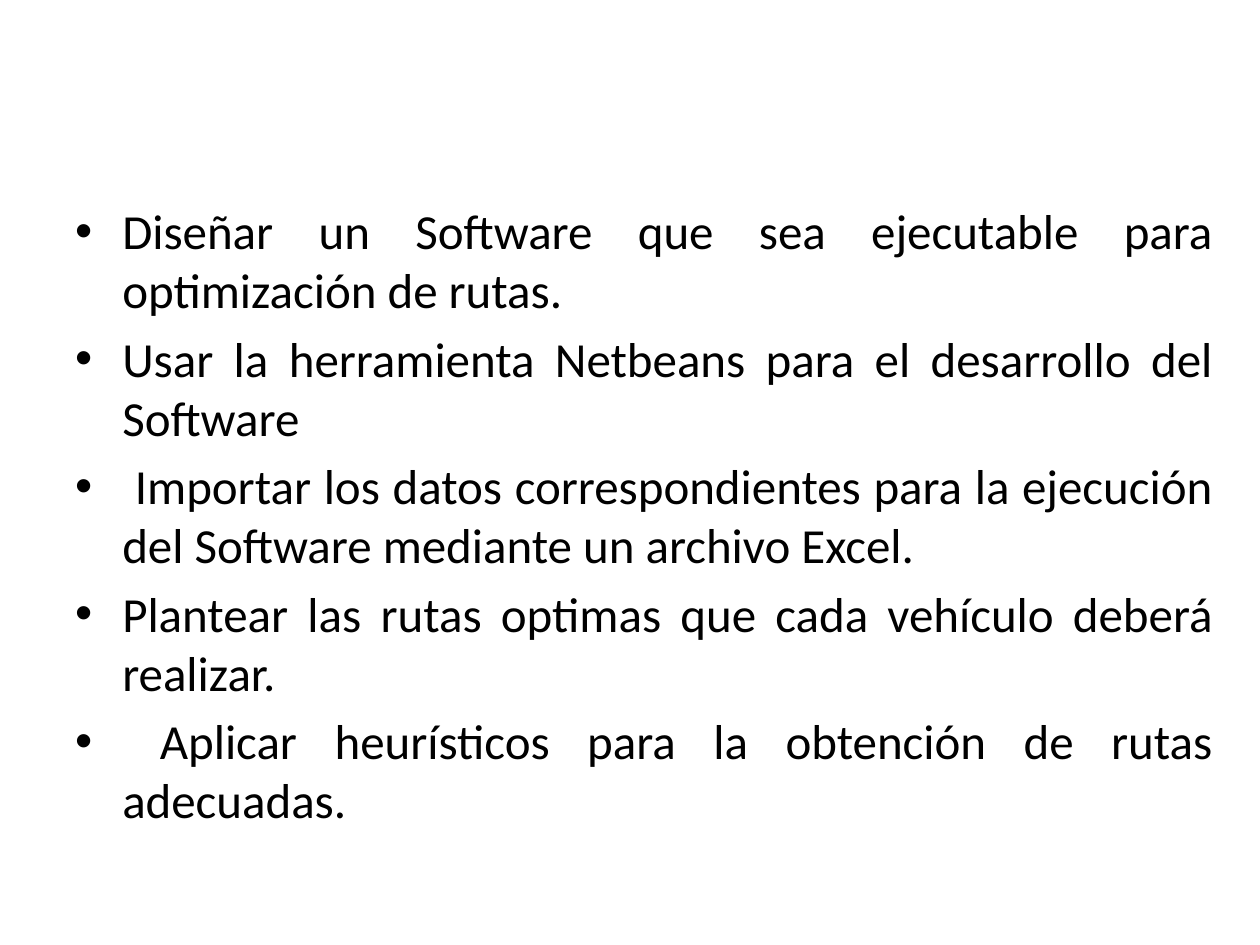
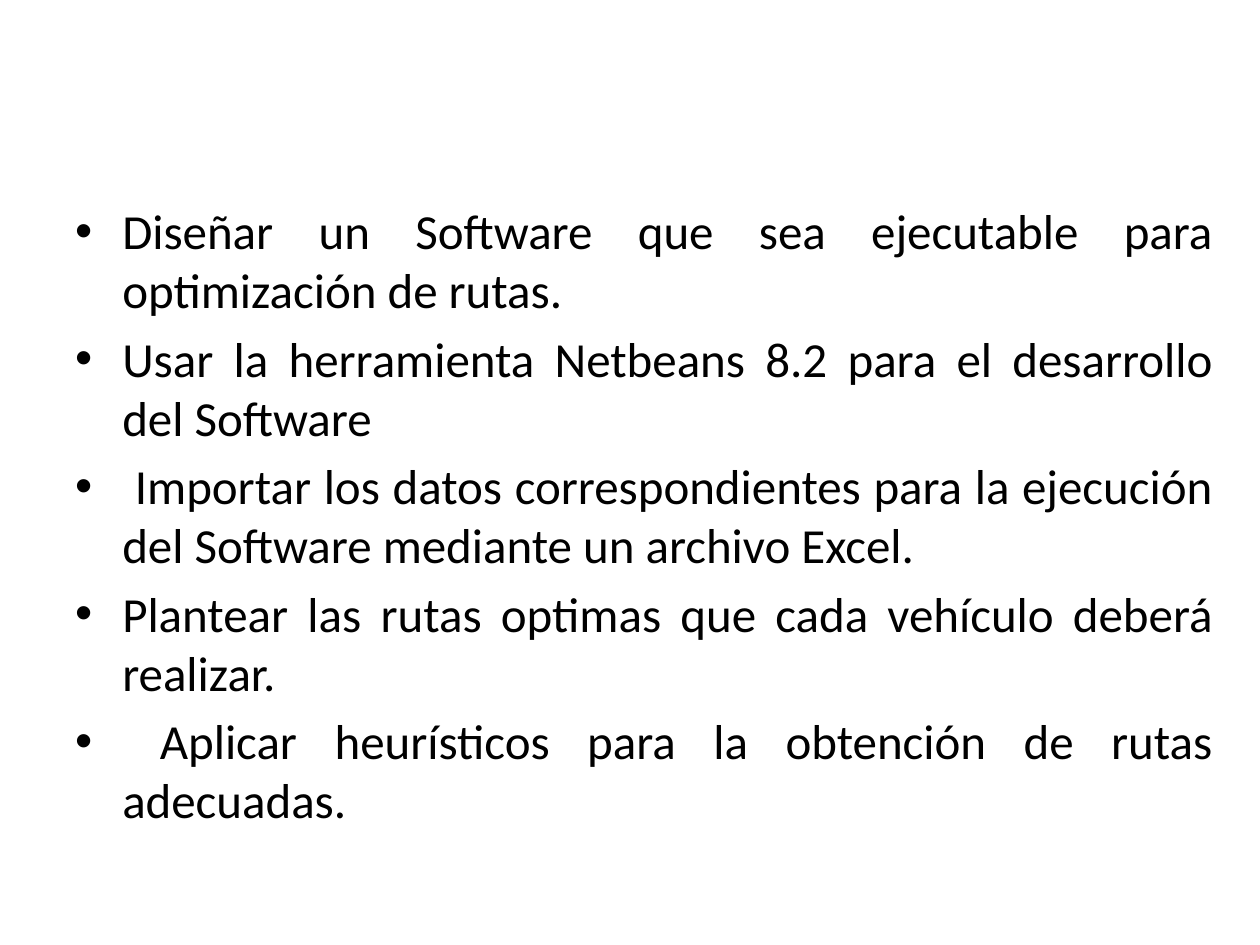
Before and after one commit to c-esar/Algoritmo, a slide deck: slide 2 of Documentos/Entrega.pptx. Drawn at 1260x945 pixels with LibreOffice and Linux fonts; fonts in the diff are those of the drawing; background and template pictures are left out. Boxes give left, top, right and bottom in pixels: in the first picture for what was removed or moved away, otherwise in the second. Text is boxed around its words. In the diff, an @@ line names an element or a change of style, - is before the commit and + after.

```diff
--- a/Documentos/Entrega.pptx
+++ b/Documentos/Entrega.pptx
@@ text at [122, 343, 1212, 437]: text changed @@
-• Usar la herramienta Netbeans para el desarrollo del Software
+• Usar la herramienta Netbeans 8.2 para el desarrollo del Software
```
Also in this commit, not shown: 1 other slide changed, 4 other files.
